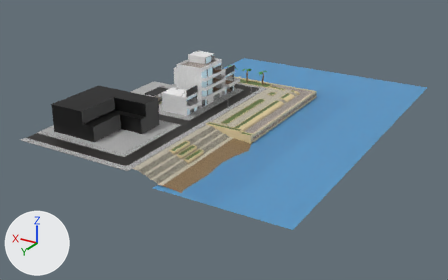
Renders of the COLLADA model res/models/docks/docks.dae from each side of a commit.
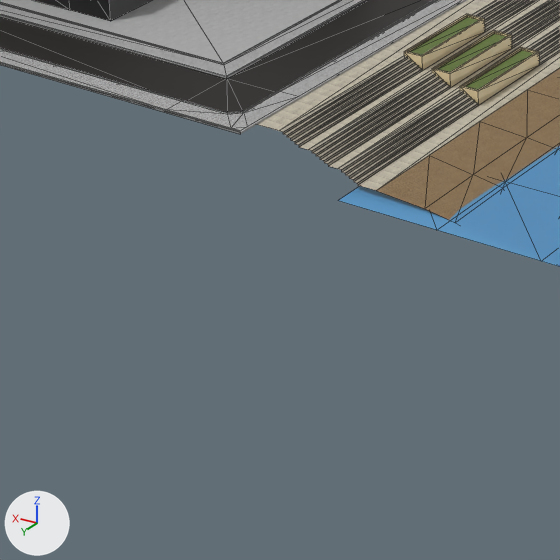
Each version appears first whole from a 50 mm lens placed at (-132.0, 221.6, 91.1), pointed at (-8.8, 16.3, -11.6), and next in a close-up on the part from 15% to 47% of the width and 49% to 100% of the height. Every picture has the same lights, and +X, +Y and +Z are marked at lower left. The close-ups show mesh edges as thin lines. Where no turn or scale is listed for an object, it has been applied to the vertices.

In view in the first close-up: 'Plane.056', 'Plane.057', 'Plane.059', 'Plane.060', 'Plane.061', 'Plane.062', 'docks.137', 'docks.138', 'docks.139', 'docks.144', 'docks.145', 'docks.146'.
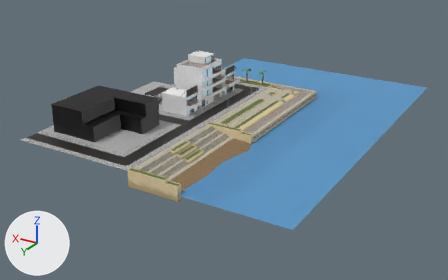
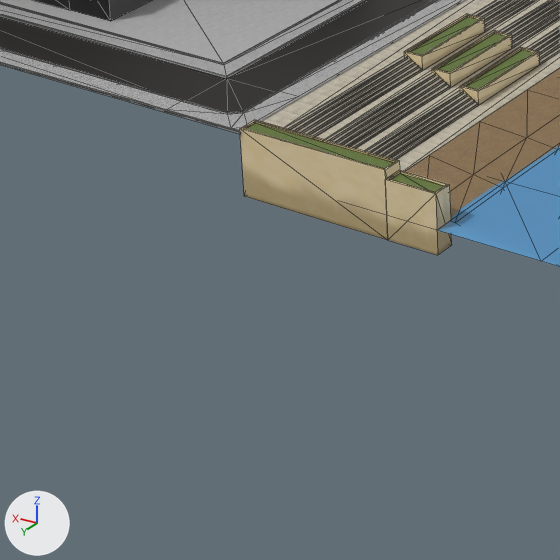
Commit message: update docks

Changed parts and their boxes [x1, y1, x2, y2] in the close-ups (560 x 560 px):
'docks.153', added (beige): after [240, 120, 452, 255]
'docks.154', added (green): after [246, 123, 443, 192]

The change in detail:
Object 'docks.153' (ob_docks_153) is new; it shows a copy of the mesh of ob_docks_156.
Its location is (0.0, 55.0, 0.0).
Object 'docks.154' (ob_docks_154) is new; it shows a copy of the mesh of ob_docks_157.
Its location is (0.0, 55.0, 0.0).
